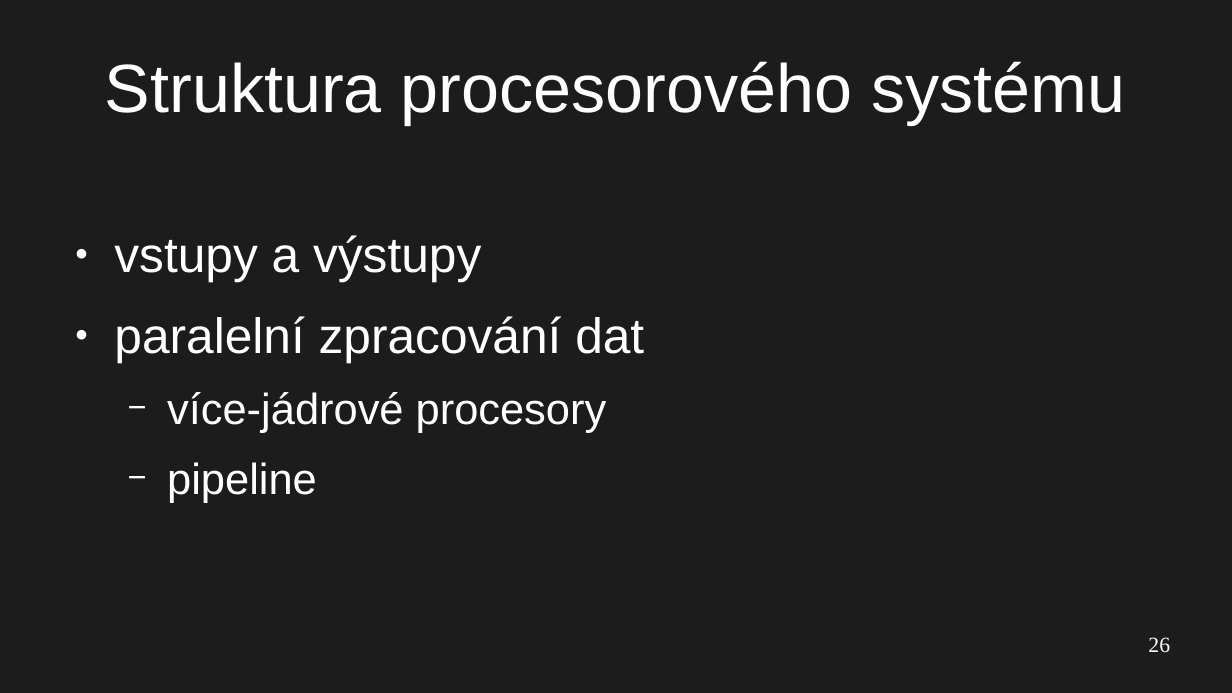
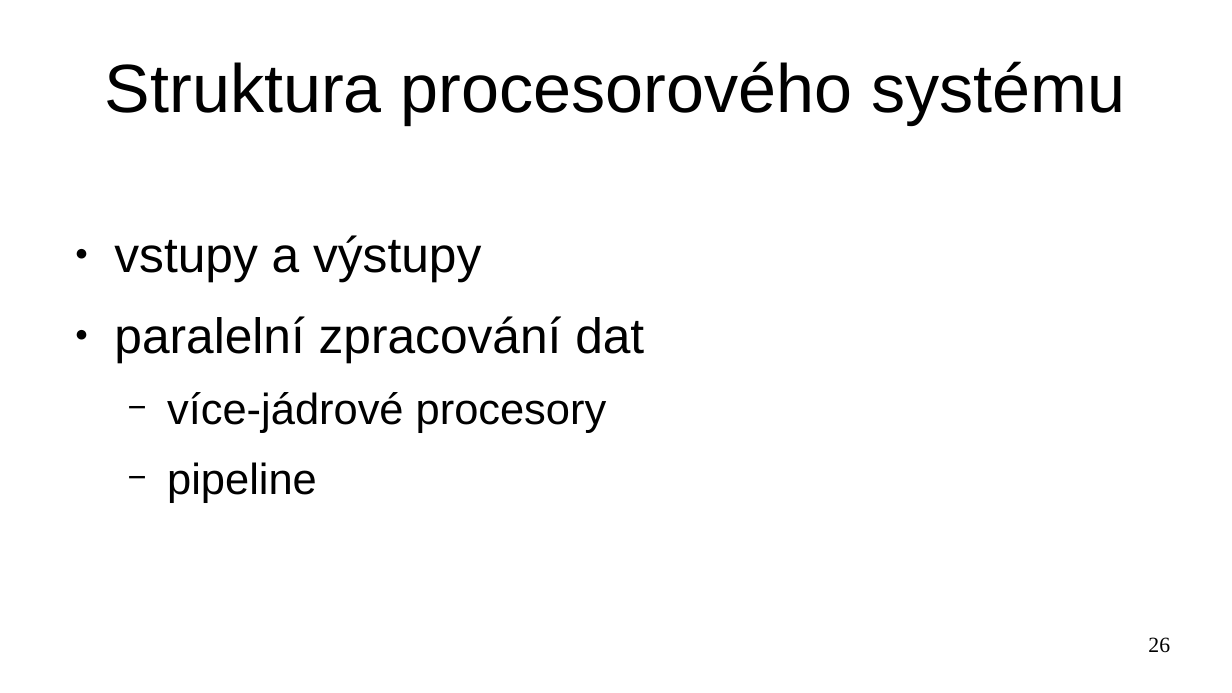
Before and after one commit to Honeymoon-with-Anxiety/Honeymoon, a slide deck: slide 26 of 24w50/TVP_15_12_24@2.odp. Drawn at 1232x693 pixels with LibreOffice and Linux fonts; fonts in the diff are those of the drawing. Boxes give left, top, right and bottom in pixels: in the first picture for what was removed or moved away, otherwise in the second. Text is boxed around its words. In the diff, an @@ line names an element or a change of style, - is before the commit and + after.

```diff
--- a/24w50/TVP_15_12_24@2.odp
+++ b/24w50/TVP_15_12_24@2.odp
@@ background #1C1C1C to #FFFFFF @@
@@ title "Struktura procesorového systému" at bbox=[105, 61, 1125, 125]: text colour #FFFFFF to #000000 @@
@@ text "vstupy a výstupy" at bbox=[114, 235, 644, 503]: text colour #FFFFFF to #000000; bullet colour #FFFFFF to #000000 @@
@@ page number at bbox=[1148, 637, 1170, 653]: text colour #FFFFFF to #000000 @@
```
Also in this commit, not shown: 27 other slides changed.
